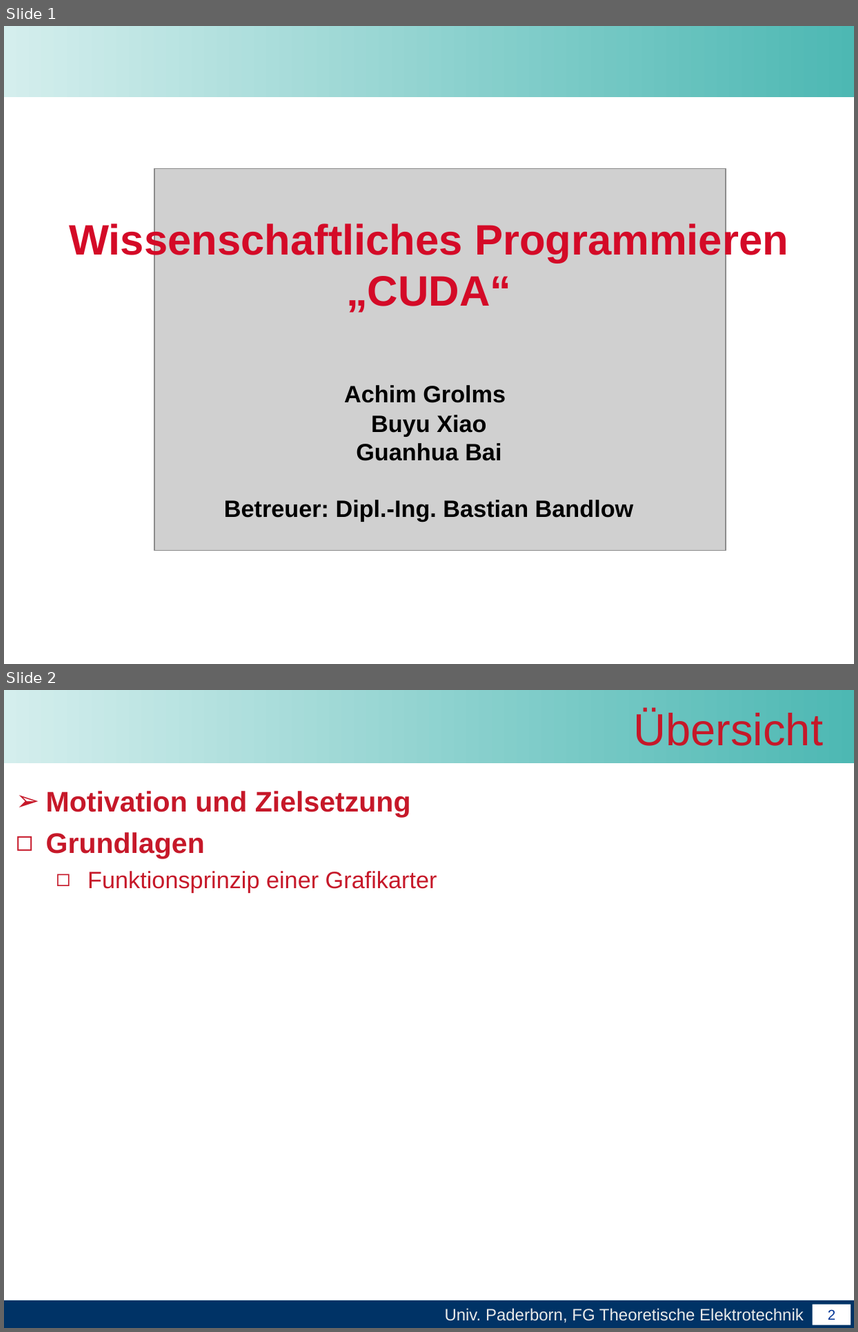
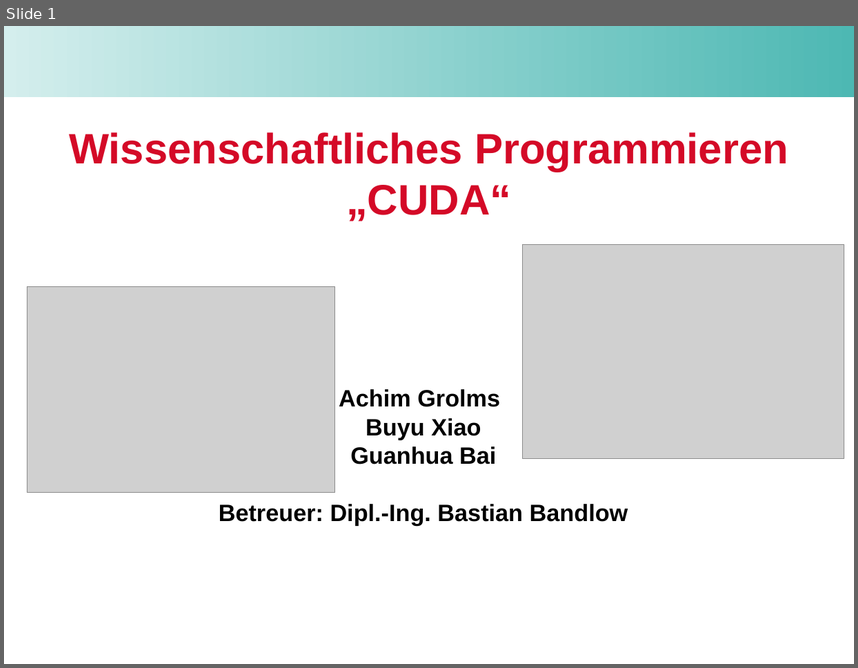
Before and after one commit to unconditional/projektarbeitcuda, a slide deck: Vortrag/Zwischenvortrag der Projektarbeit CUDA.ppt. Shown one above the other, each under a label of ours: slides 1 and 2 before the commit, slide 1 after it. The pictures are 858x1332 and 858x668 pixels, drawn with LibreOffice and Linux fonts; fonts in the diff are those of the drawing; grey boxes stand for pictures; background and template pictures are left out. Boxes give left, top, right and bottom in pixels: in the first picture for what was removed or moved away, otherwise in the second. Text is boxed around its words. In the diff, an @@ line names an element or a change of style, - is before the commit and + after.

```diff
--- a/Vortrag/Zwischenvortrag der Projektarbeit CUDA.ppt
+++ b/Vortrag/Zwischenvortrag der Projektarbeit CUDA.ppt
@@ slide 2 removed at (x1=4, y1=690, x2=854, y2=1328), background #FFFFFF @@
@@ rectangle removed at (x1=4, y1=690, x2=854, y2=763) @@
@@ title removed at (x1=633, y1=709, x2=823, y2=746) @@
-Übersicht
@@ text removed at (x1=46, y1=791, x2=437, y2=892) @@
-➢ Motivation und Zielsetzung
-◻ Grundlagen
-  ◻ Funktionsprinzip einer Grafikarter
@@ rectangle removed at (x1=4, y1=1299, x2=854, y2=1328) @@
-Univ. Paderborn, FG Theoretische Elektrotechnik
@@ page number removed at (x1=23, y1=1299, x2=33, y2=1300) @@
-2
@@ page number removed at (x1=813, y1=1304, x2=851, y2=1324) @@
-2
@@ slide 1 changed as well @@
@@ title "Wissenschaftliches Programmieren „CUDA“" rewrapped from (x1=69, y1=221, x2=789, y2=312) to (x1=69, y1=132, x2=789, y2=221) @@
@@ picture removed at (x1=154, y1=169, x2=726, y2=550) @@
@@ picture added at (x1=523, y1=245, x2=844, y2=459) @@
@@ picture added at (x1=27, y1=286, x2=335, y2=492) @@
@@ subtitle "Achim Grolms" moved from (x1=224, y1=385, x2=634, y2=521) to (x1=219, y1=389, x2=628, y2=525) @@
```
Also in this commit, not shown: 6 other slides changed, 20 slides added, 10 other slides removed, 1 other file.
